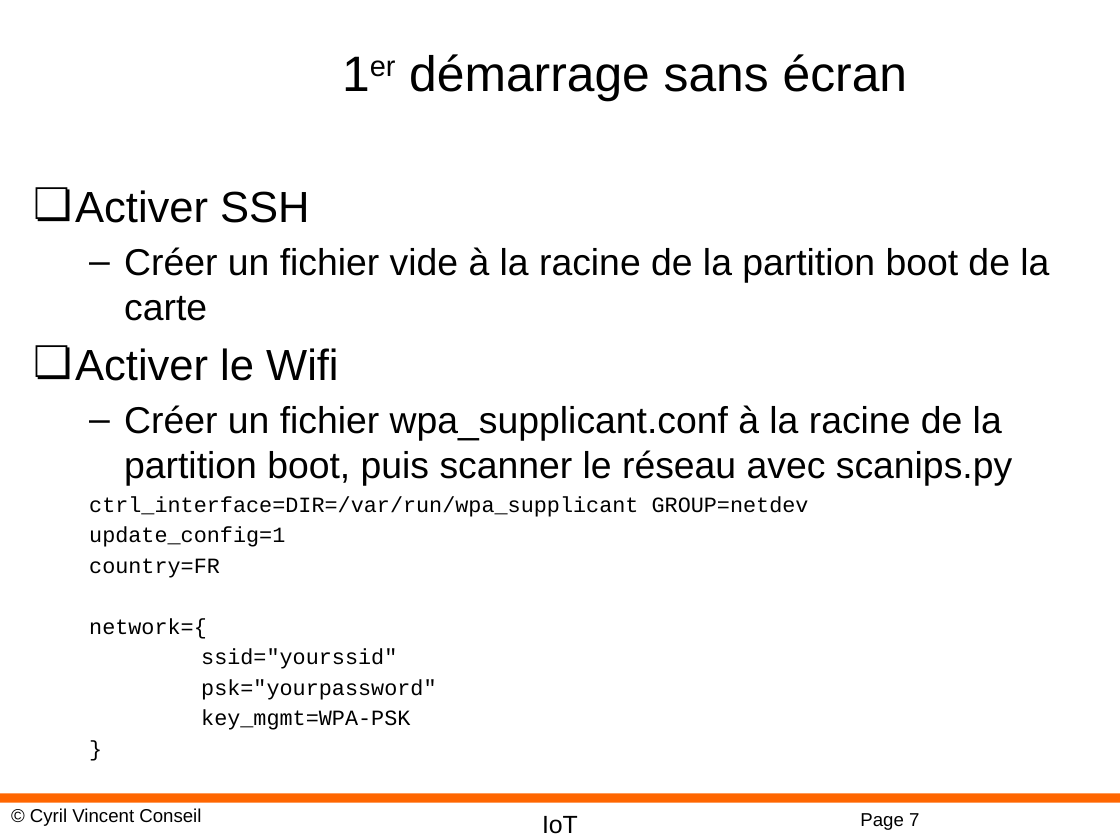
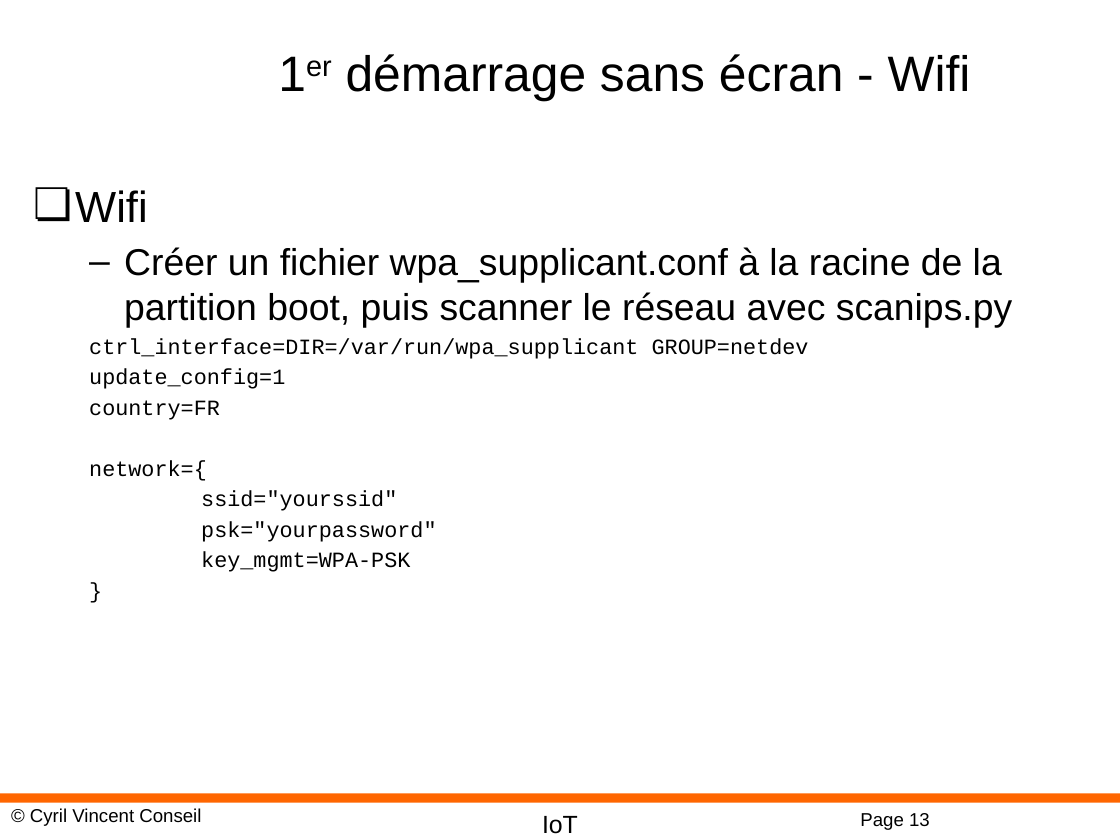
Before and after one commit to cyrilvincent/IoT, a slide deck: slide 13 of ppt/IoT06-Raspbian.pptx (slide 7 before the commit). Drawn at 1120x840 pixels with LibreOffice and Linux fonts; fonts in the diff are those of the drawing; background and template pictures are left out. Boxes give left, top, right and bottom in pixels: in the first picture for what was removed or moved away, otherwise in the second. Text is boxed around its words. In the diff, an @@ line names an element or a change of style, - is before the commit and + after.

```diff
--- a/ppt/IoT06-Raspbian.pptx
+++ b/ppt/IoT06-Raspbian.pptx
@@ title at [346,54,971,101]: text changed @@
-1er démarrage sans écran
+1er démarrage sans écran - Wifi
@@ text at [75,190,147,222]: text changed; size 24 to 28 pt @@
-❏ Activer SSH
-  – Créer un fichier vide à la racine de la partition boot de la carte
-❏ Activer le Wifi
+❏ Wifi
@@ page number at [860,813,930,830]: text changed @@
-Page 7
+Page 13
```
Also in this commit, not shown: 1 other slide changed, 4 slides added, 8 other files.
